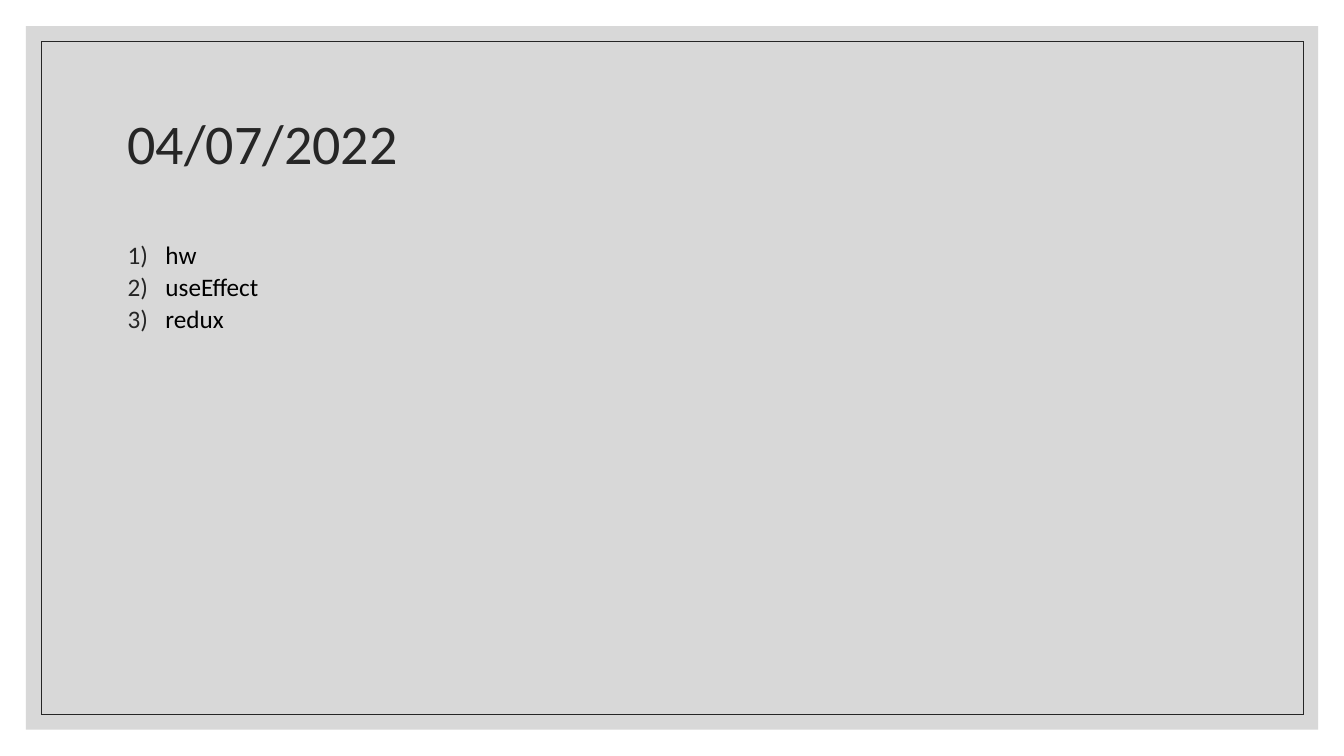
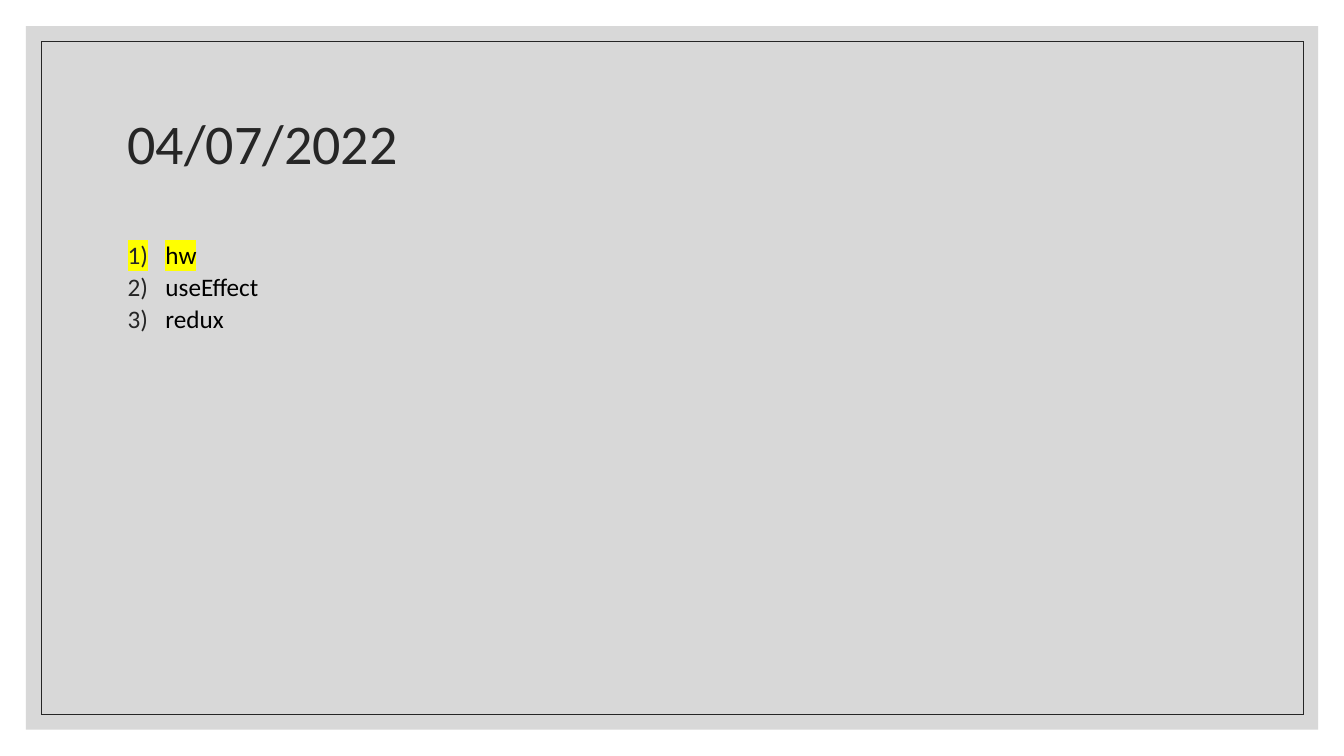
Before and after one commit to Rlss91/ht_W011121MR_morning_first-project, a slide deck: slide 41 of docs/React.pptx. Drawn at 1344x756 pixels with LibreOffice and Linux fonts; fonts in the diff are those of the drawing. Boxes give left, top, right and bottom in pixels: in the first picture for what was removed or moved away, otherwise in the second. Text is boxed around its words. In the diff, an @@ line names an element or a change of style, - is before the commit and + after.

```diff
--- a/docs/React.pptx
+++ b/docs/React.pptx
@@ text at [165, 246, 196, 264]: highlight none to #FFFF00 in "hw" @@
```
Also in this commit, not shown: 1 slide added, 3 other files.
